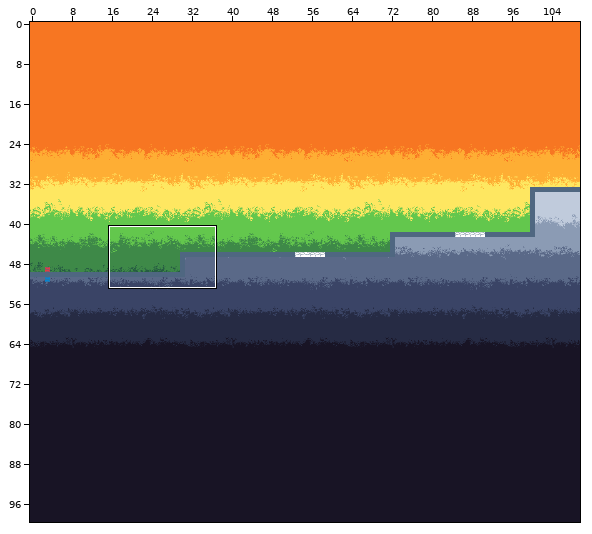
Two states of a Tiled map, assets/maps/Test.tmx. Above, an overview of the earlier version with the close-up marked.
Close-up. Before the edit:
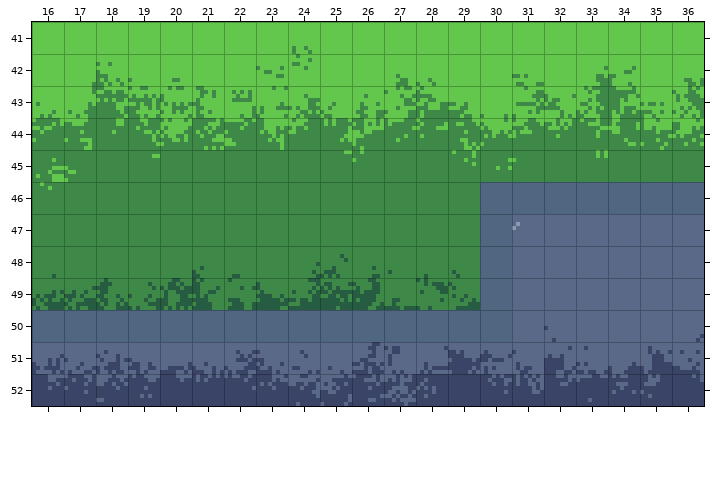
Cells are 8x8 px. Shown: x 16..36, y 41..52. The commit also changed other parts of the map, which this record leaves out.
After the commit:
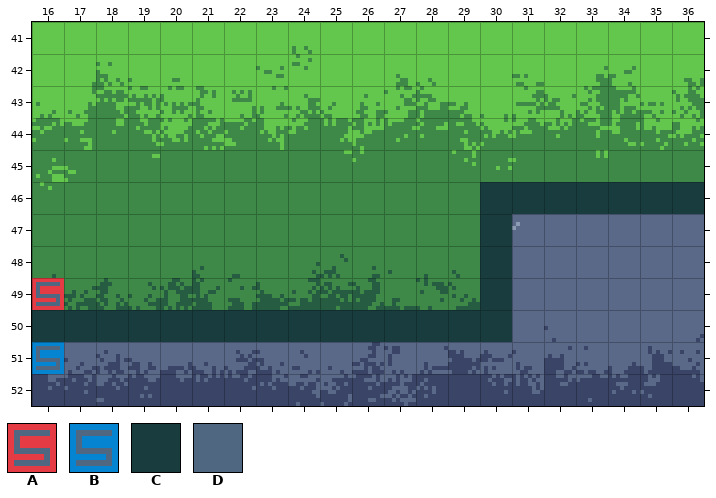
Key: from "Entities": A 0, B 1; from "Ground": C 0, D 1.
_ is an empty cell.
From the commit log: Implementd entities and map parsing
Change:
{"where": "layer \"Entities\""}
{"y":49,"x":16,"old":"_","new":"A"}
{"y":51,"x":16,"old":"_","new":"B"}
{"where": "layer \"Ground\""}
{"y":46,"x":30,"old":"DDDDDDD","new":"CCCCCCC"}
{"y":47,"x":30,"old":"D","new":"C"}
{"y":48,"x":30,"old":"D","new":"C"}
{"y":49,"x":30,"old":"D","new":"C"}
{"y":50,"x":16,"old":"DDDDDDDDDDDDDDD","new":"CCCCCCCCCCCCCCC"}
{"label":"changed","picture_box":[32,182,704,374]}
